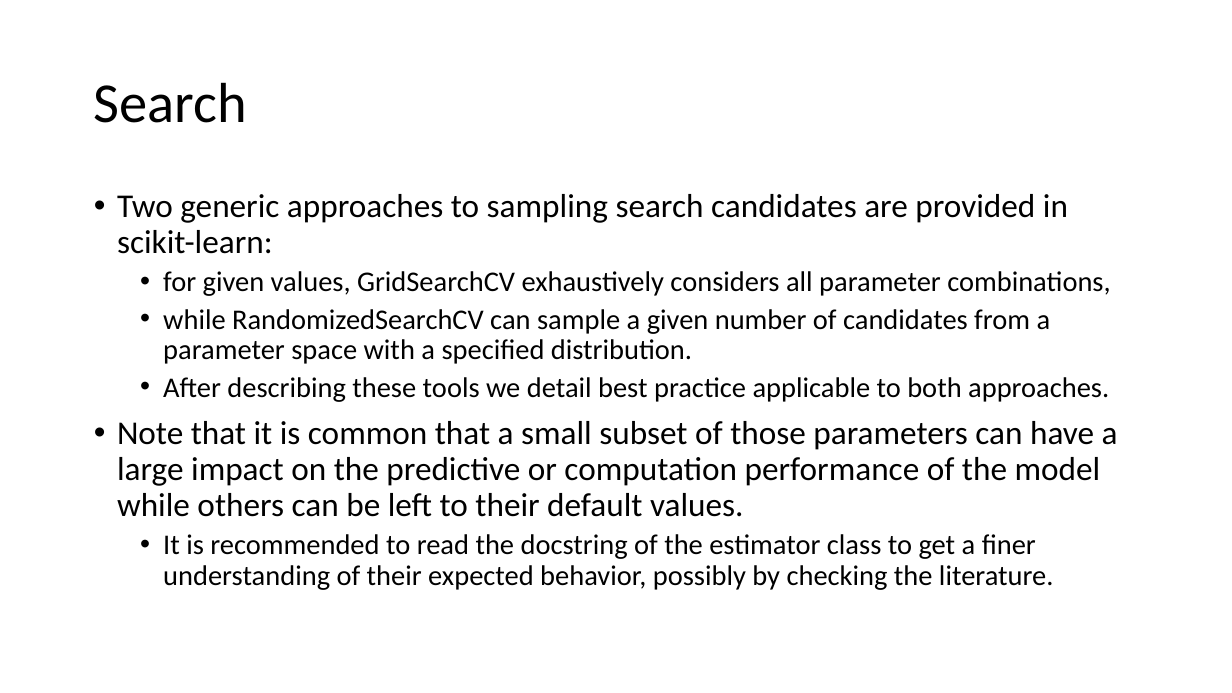
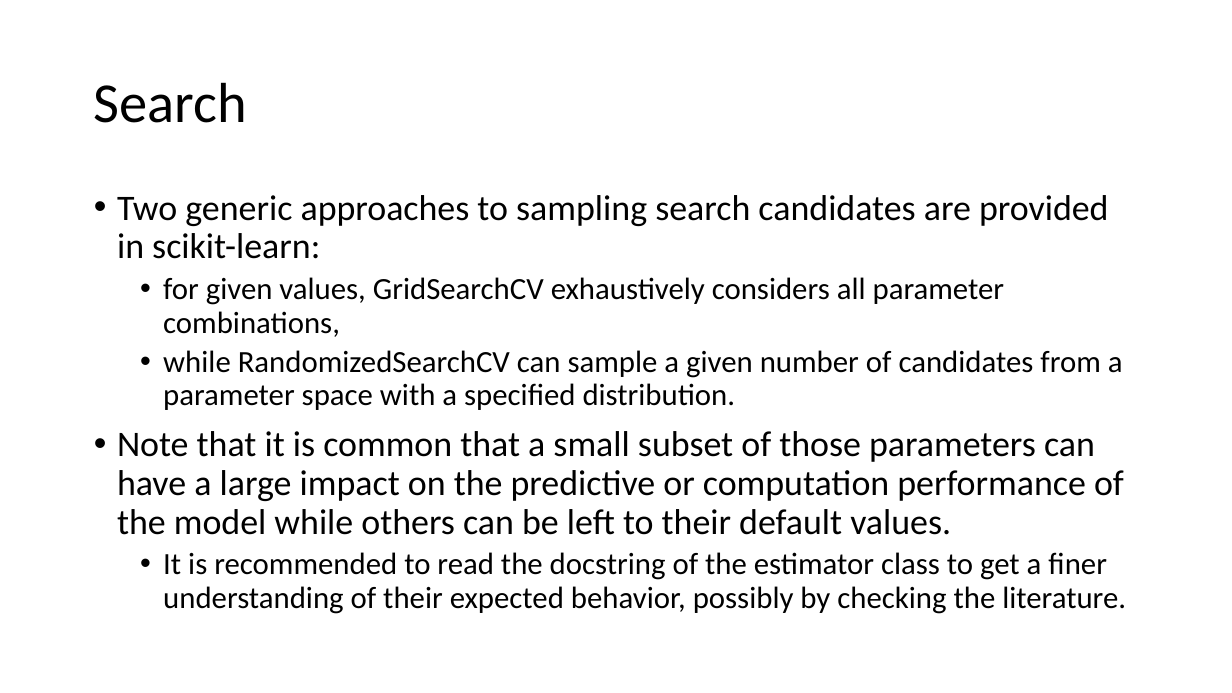
Before and after one commit to FranzGH/IoT_ML, a slide deck: slide 27 of Model selection.pptx. Drawn at 1232x693 pixels with LibreOffice and Linux fonts; fonts in the diff are those of the drawing. Boxes give left, top, right and bottom in pixels: in the first picture for what was removed or moved away, otherwise in the second. Text is boxed around its words. In the diff, an @@ line names an element or a change of style, - is before the commit and + after.

```diff
--- a/Model selection.pptx
+++ b/Model selection.pptx
@@ text "Two generic approaches to sampling ..." at (117,195,1126,614): size 25.9 to 28 pt in "Two generic approaches to sampling search candidates ...", "Note that it is common that a ..."; size 22.2 to 24 pt in "for given values, GridSearchCV exhaustively considers all ...", "while RandomizedSearchCV can sample a given number ...", "It is recommended to read the docstring ..." @@
@@ text at (163,377,1109,402): paragraph removed @@
-  • After describing these tools we detail best practice applicable to both approaches.
```
Also in this commit, not shown: 11 other slides changed, 12 other files.
